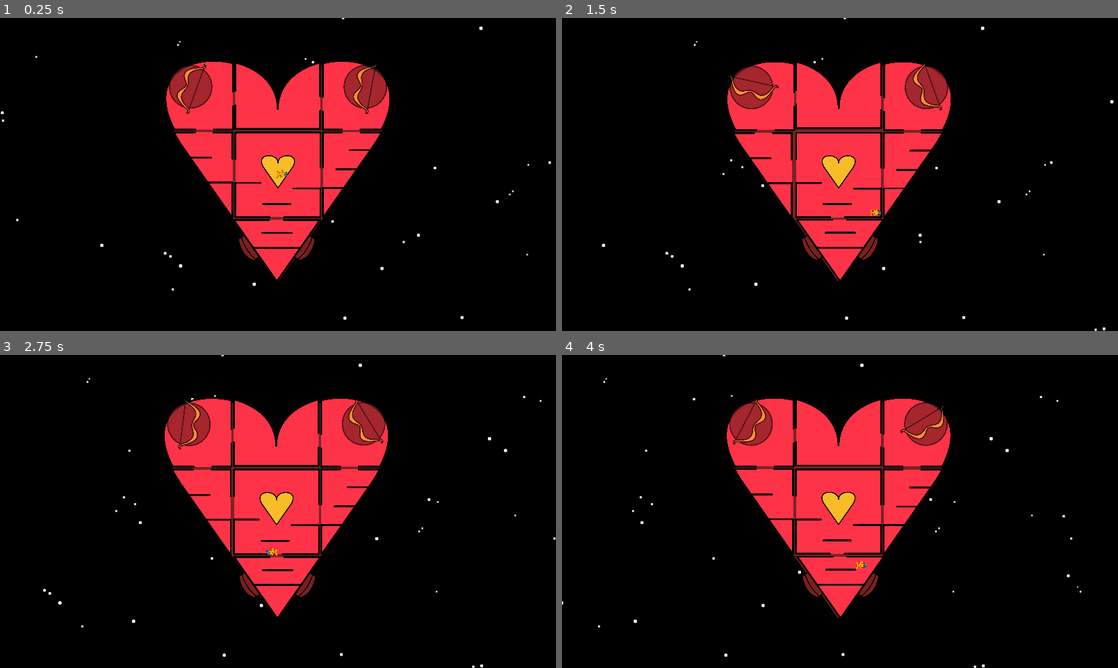
Above: before the commit, frames 1-4 (two rows, left to right).
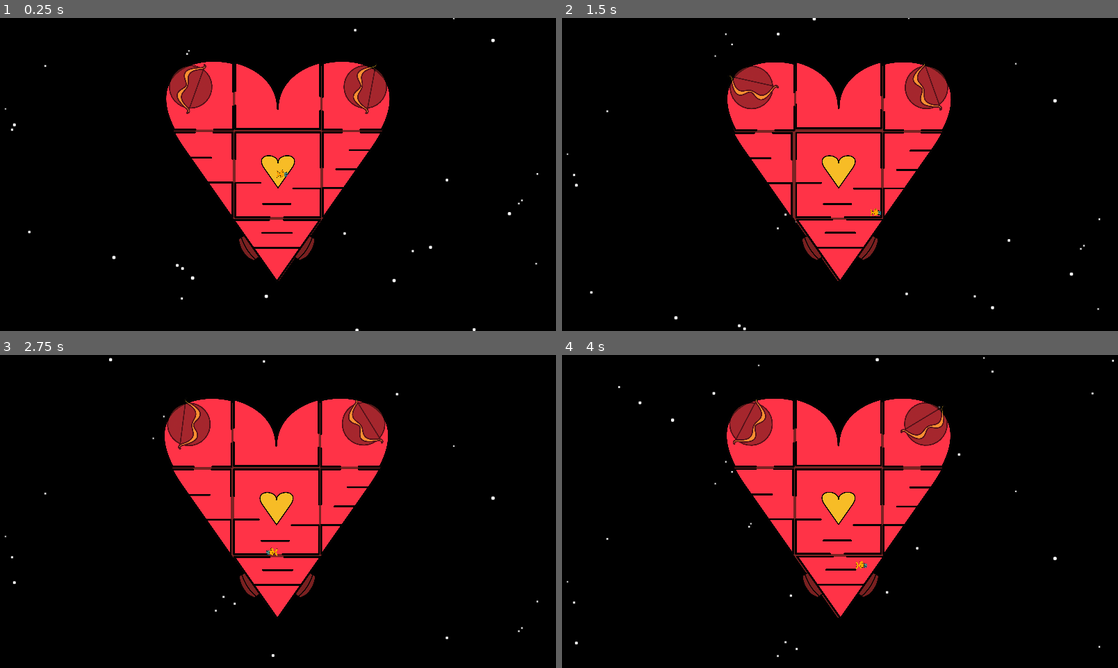
Above: after the commit, the same moments.

Repository: BreannaBre/GodotProject
Game: Godot game, scene res://scenes/main.tscn
Same seed, same stepped clock (60 frames per second), same inputs: the game is played once before the commit and once after it.
Inputs (mouse positions are in pixels of both pictures, inside the frame that each line leads up to):
- Up to frame 1 (0.25 s): no input
- Up to frame 2 (1.5 s): move the mouse to (962, 158) at 0.52 s; hold Right (Player1Right) 0.53-1.25 s; click (962, 158) at 0.67 s; tap Up (Player1Jump) at 0.77 s; drag from (728, 190) to (751, 86) at 1.27 s
- Up to frame 3 (2.75 s): move the mouse to (333, 442) at 2.02 s; hold Left (Player1Left) from 2.03 s (still down)
- Up to frame 4 (4 s): release Left (Player1Left) at 2.75 s; drag from (812, 574) to (751, 423) at 2.77 s; move the mouse to (1006, 558) at 3.52 s; hold Right (Player1Right) from 3.53 s (still down); tap Up (Player1Jump) at 3.77 s

The runs differ from the first frame. In frame 1, 0.3% of the frame differs, in the area x 0-100%, y 0-100%; in frame 2, 0.3%; in frame 3, 0.2%; in frame 4, 0.3%.

Commit message:
made stars travel upward

Diff:
--- a/scenes/background.tscn
+++ b/scenes/background.tscn
@@ -26,7 +26,7 @@
 color = Color(0, 0, 0, 1)
 
 [node name="ParallaxLayer2" type="ParallaxLayer" parent="ParallaxBackground"]
-motion_mirroring = Vector2(3000, 0)
+motion_mirroring = Vector2(0, 1500)
 script = ExtResource("2_85fmn")
 speed = -75.0
 
@@ -34,7 +34,7 @@
 texture = ExtResource("2_svi8x")
 
 [node name="ParallaxLayer3" type="ParallaxLayer" parent="ParallaxBackground"]
-motion_mirroring = Vector2(3000, 0)
+motion_mirroring = Vector2(0, 1500)
 script = ExtResource("2_85fmn")
 speed = -100.0
 
@@ -42,14 +42,14 @@
 texture = ExtResource("3_8laf4")
 
 [node name="ParallaxLayer" type="ParallaxLayer" parent="ParallaxBackground"]
-motion_mirroring = Vector2(10000, 0)
+motion_mirroring = Vector2(0, 5000)
 script = ExtResource("2_85fmn")
 speed = -150.0
 
 [node name="Sprite2D" type="Sprite2D" parent="ParallaxBackground/ParallaxLayer"]
-position = Vector2(7543, 518)
+position = Vector2(836, -1211)
 texture = ExtResource("1_fm0vg")
 
 [node name="Sprite2D2" type="Sprite2D" parent="ParallaxBackground/ParallaxLayer"]
-position = Vector2(3833, 130)
+position = Vector2(375, -3158)
 texture = ExtResource("2_yqn2y")
--- a/src/parallax_movement.gd
+++ b/src/parallax_movement.gd
@@ -3,4 +3,4 @@
 @export var speed: float = 10
 
 func _process(delta: float) -> void:
-	self.motion_offset.x += speed * delta
+	self.motion_offset.y -= speed * delta
